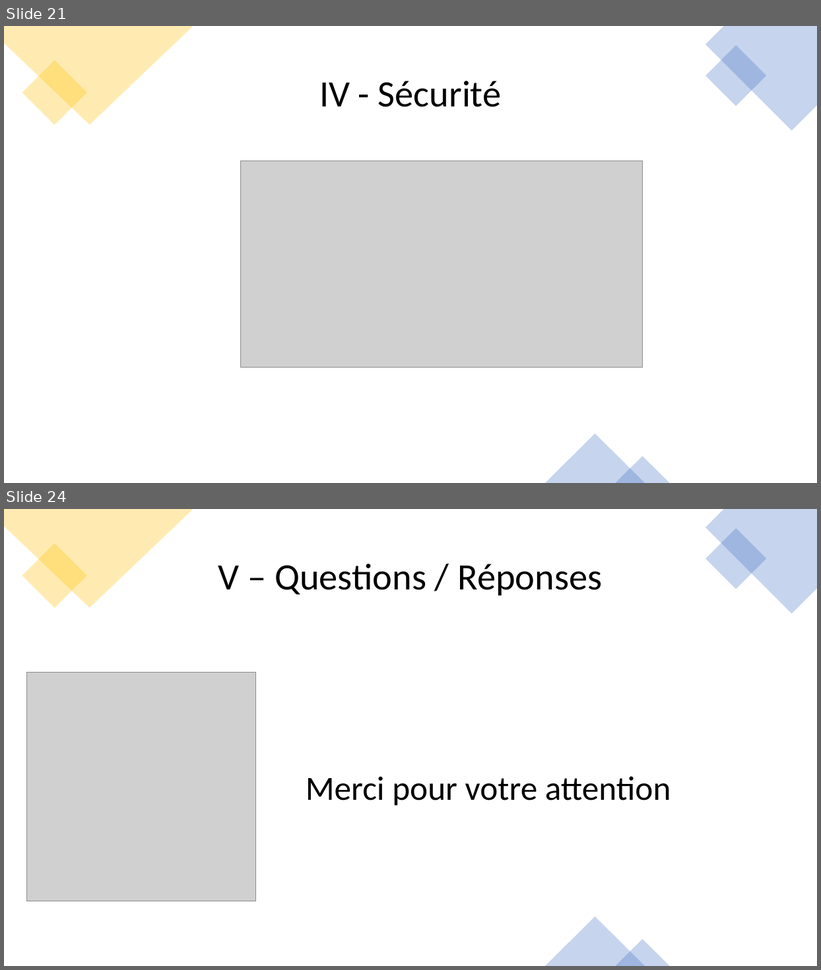
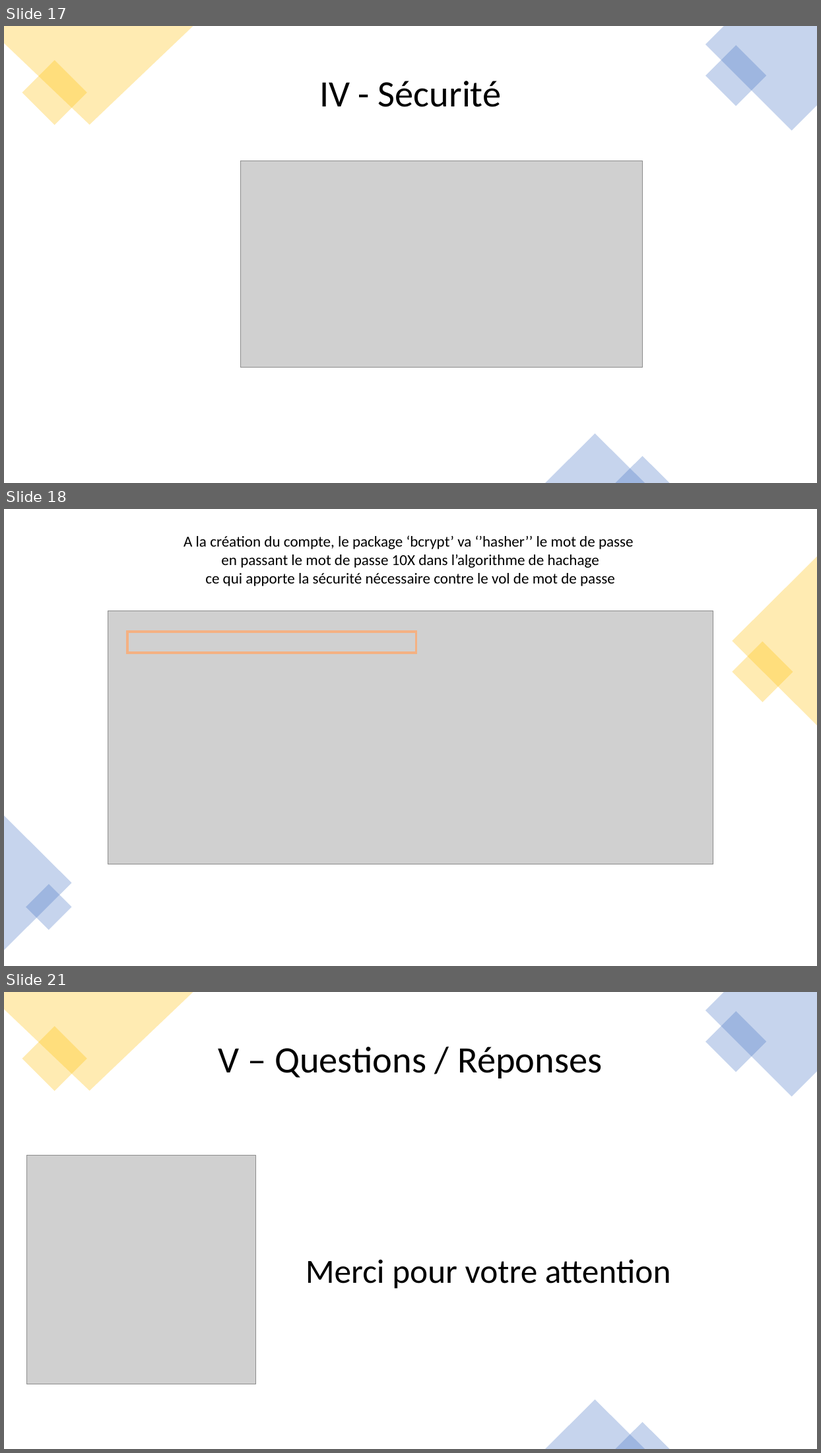
Before and after one commit to Nono-Le-Robot/TP06_Construisez_une_API, a slide deck: Ressources/Presentation P6.pptx. Shown one above the other, each under a label of ours: slides 21 and 24 before the commit, slides 17, 18 and 21 after it; the slides between them are not shown. The pictures are 821x970 and 821x1453 pixels, drawn with LibreOffice and Linux fonts; fonts in the diff are those of the drawing; grey boxes stand for pictures. Boxes give left, top, right and bottom in pixels: in the first picture for what was removed or moved away, otherwise in the second. Text is boxed around its words. In the diff, an @@ line names an element or a change of style, - is before the commit and + after.

Commit message:
update sécurité

```diff
--- a/Ressources/Presentation P6.pptx
+++ b/Ressources/Presentation P6.pptx
@@ slide 18 added at box(4, 509, 817, 966), background #FFFFFF @@
@@ text added at box(184, 535, 634, 586), 18 pt, text #000000 @@
+A la création du compte, le package ‘bcrypt’ va ‘’hasher’’ le mot de passe
+en passant le mot de passe 10X dans l’algorithme de hachage
+ce qui apporte la sécurité nécessaire contre le vol de mot de passe
@@ triangle added at box(733, 557, 817, 725), fill #FFC000 at 30% opacity @@
@@ picture added at box(108, 611, 714, 865) @@
@@ rectangle added at box(127, 632, 416, 653), outline #F4B183 3 pt @@
@@ rectangle added at box(733, 642, 794, 703), fill #FFC000 at 30% opacity @@
@@ triangle added at box(4, 816, 72, 951), fill #4472C4 at 30% opacity @@
@@ rectangle added at box(26, 884, 72, 930), fill #4472C4 at 30% opacity @@
@@ what was slide 21 is now slide 17 @@
@@ what was slide 24 is now slide 21 @@
```
Also in this commit, not shown: 8 slides changed, 8 other slides added, 12 slides removed, 6 other files.
